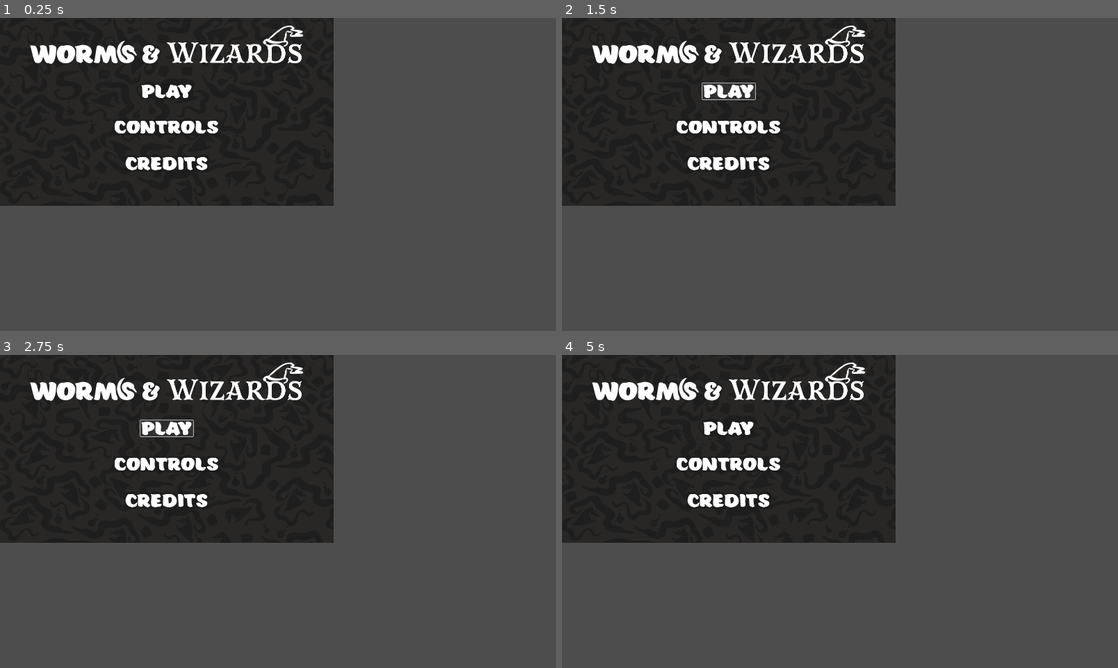
Above: before the commit, frames 1-4 (two rows, left to right).
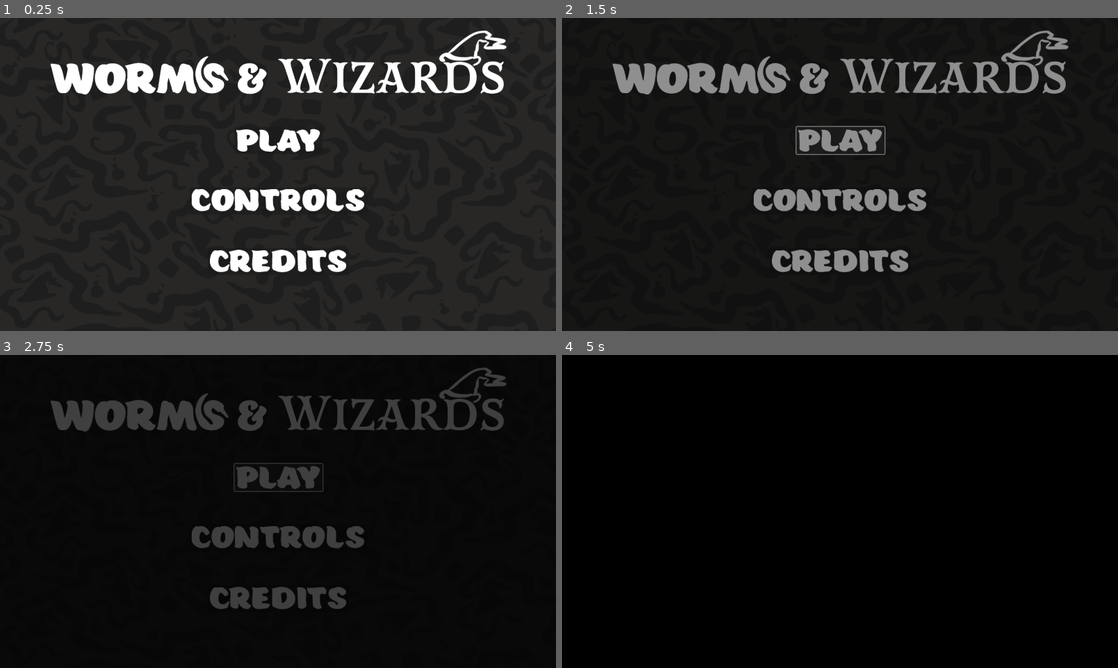
Above: after the commit, the same moments.

Repository: chunkyfred/GGJ-2024-2D
Game: Godot game, scene res://MainMenu.tscn
The game is run twice, just before and just after one commit, with the same random seed, the same clock (stepped at 60 frames per second) and the same inputs. This scene is started directly instead of the project's main scene.
Inputs (mouse positions are in pixels of both pictures, inside the frame that each line leads up to; where the layout moved, square brackets give the same spot in the first picture):
- Up to frame 1 (0.25 s): no input
- Up to frame 2 (1.5 s): click (840, 140) [728, 89] at 0.5 s; click (840, 140) [728, 89] at 1.25 s
- Up to frame 3 (2.75 s): hold D (move_right) from 2.03 s (still down); tap Space (Continue) at 2.1 s
- Up to frame 4 (5 s): tap Enter at 2.75 s; release D (move_right) at 2.78 s; hold S (move_down) 2.78-3.5 s; tap Space (Continue) at 2.85 s; click (840, 536) [728, 464] at 3.5 s; click (845, 608) [728, 508] at 4.25 s

The runs differ from the first frame. In frame 1, 71% of the frame differs, in the area x 0-100%, y 0-100%; in frame 2, 72%; in frame 3, 85%; in frame 4, 100%.

Commit message:
menu functionality

Diff:
--- a/MainMenu.tscn
+++ b/MainMenu.tscn
@@ -17,13 +17,16 @@
 anchors_preset = 15
 anchor_right = 1.0
 anchor_bottom = 1.0
+offset_right = 960.0
+offset_bottom = 540.0
 grow_horizontal = 2
 grow_vertical = 2
 script = ExtResource("1_yv8a8")
 
 [node name="Background" type="TextureRect" parent="."]
-offset_right = 1152.0
-offset_bottom = 648.0
+layout_mode = 0
+offset_right = 1920.0
+offset_bottom = 1080.0
 texture = ExtResource("2_g4m1l")
 expand_mode = 1
 
@@ -31,8 +34,10 @@
 anchors_preset = 0
 offset_right = 40.0
 offset_bottom = 40.0
+scale = Vector2(1.67, 1.67)
 
 [node name="Background2" type="TextureRect" parent="MainPage"]
+layout_mode = 0
 offset_left = 104.0
 offset_top = 25.0
 offset_right = 1285.0
@@ -70,6 +75,7 @@
 anchors_preset = 0
 offset_right = 40.0
 offset_bottom = 40.0
+scale = Vector2(1.67, 1.67)
 
 [node name="Background" type="TextureRect" parent="HowToPlay"]
 layout_mode = 1
@@ -117,6 +123,7 @@
 anchors_preset = 0
 offset_right = 40.0
 offset_bottom = 40.0
+scale = Vector2(1.67, 1.67)
 
 [node name="Back" type="Button" parent="CreditsPage"]
 layout_mode = 0
@@ -144,6 +151,14 @@
 expand_mode = 1
 stretch_mode = 3
 
+[node name="FadeOverlay" type="ColorRect" parent="."]
+z_index = 5
+offset_right = 1152.0
+offset_bottom = 648.0
+scale = Vector2(1.67, 1.67)
+mouse_filter = 2
+color = Color(0, 0, 0, 0)
+
 [connection signal="pressed" from="MainPage/Play" to="." method="play_pressed"]
 [connection signal="pressed" from="MainPage/Controls" to="." method="controls_pressed"]
 [connection signal="pressed" from="MainPage/Credits" to="." method="credits_pressed"]
--- a/MenuHandler.gd
+++ b/MenuHandler.gd
@@ -1,6 +1,7 @@
 extends Control
 
 @onready var pages = [$MainPage,$HowToPlay,$CreditsPage]
+@onready var fade = $FadeOverlay
 
 signal playPressed
 
@@ -15,6 +16,9 @@
 
 
 func play_pressed():
+	var fadeTween = get_tree().create_tween()
+	fadeTween.tween_property(fade,"color:a",1,2)
+	await fadeTween.finished
 	playPressed.emit()
 
 
--- a/TalkScript.gd
+++ b/TalkScript.gd
@@ -25,7 +25,8 @@
 
 # Called when the node enters the scene tree for the first time.
 func _ready():
-	sequenceTest1()
+	var menu = get_node("../MainMenu")
+	menu.playPressed.connect(sequenceTest1)
 
 # Called every frame. 'delta' is the elapsed time since the previous frame.
 func _process(delta):
@@ -112,6 +113,9 @@
 		return
 
 func sequenceTest1():
+	print("Active")
+	self.visible = true
+	get_node("../MainMenu").visible = false
 	fadeCharacter(1,0,"res://benstuff/placeholder_emote1.png",1)
 	await fadeFromBlack("res://benstuff/stupid.png")
 	await bigTalky(dialoguestuff_1a, "res://benstuff/stupid.png")
--- /dev/null
+++ b/alltogether.tscn
@@ -0,0 +1,11 @@
+[gd_scene load_steps=3 format=3 uid="uid://bwx5ynryymc4f"]
+
+[ext_resource type="PackedScene" uid="uid://dcdgktj166g8h" path="res://MainMenu.tscn" id="1_4irxj"]
+[ext_resource type="PackedScene" uid="uid://lsgjsch2i7xb" path="res://template.tscn" id="2_xiu31"]
+
+[node name="Alltogether" type="Node2D"]
+
+[node name="MainMenu" parent="." instance=ExtResource("1_4irxj")]
+
+[node name="ButtfartPLACEHOLDER" parent="." instance=ExtResource("2_xiu31")]
+visible = false
--- a/template.tscn
+++ b/template.tscn
@@ -5,6 +5,7 @@
 [node name="ButtfartPLACEHOLDER" type="Control"]
 layout_mode = 3
 anchors_preset = 0
+scale = Vector2(1.67, 1.67)
 script = ExtResource("1_ojr2c")
 
 [node name="LettersTimer" type="Timer" parent="."]
@@ -38,7 +39,7 @@
 layout_mode = 0
 offset_right = 1152.0
 offset_bottom = 648.0
-color = Color(1, 1, 1, 0)
+color = Color(0, 0, 0, 1)
 
 [node name="CharacterLeft" type="TextureRect" parent="."]
 modulate = Color(1, 1, 1, 0)
